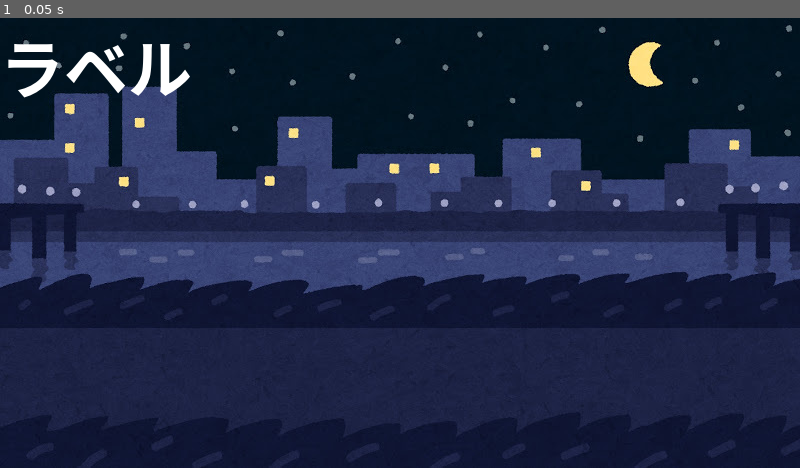
Above: before the commit, frame 1.
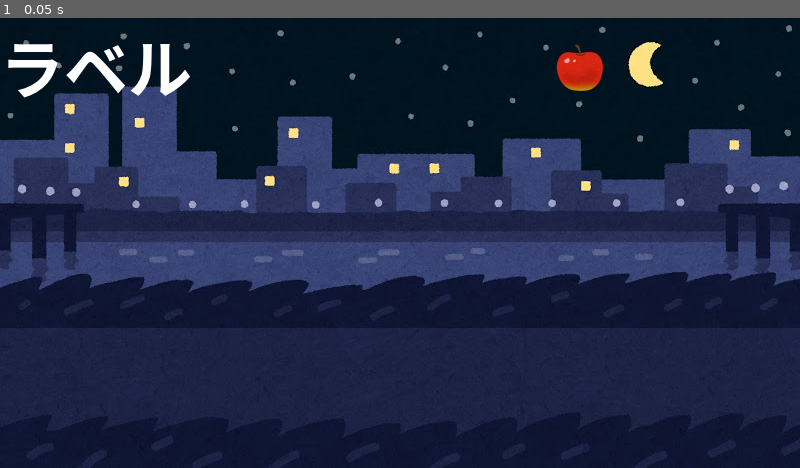
Above: after the commit, the same moment.

Repository: hira0126/team2
Game: Godot game, scene res://my_world.tscn
Two runs of this game, one before a commit and one after it. Both use one fixed random seed, a clock stepped at 60 frames per second and the inputs below. The project has no main scene, so this scene is started directly.
Inputs:
- Up to frame 1 (0.05 s): no input

The runs differ from the first frame. In frame 1, 0.4% of the frame differs, in the area x 69-76%, y 5-17%.

Commit message:
Cがキャラ追加

Diff:
--- /dev/null
+++ b/game2/godot-template-v2/apple.gd
@@ -0,0 +1,11 @@
+extends Actor
+
+
+# Called when the node enters the scene tree for the first time.
+func _ready() -> void:
+	pass # Replace with function body.
+
+
+# Called every frame. 'delta' is the elapsed time since the previous frame.
+func _process(delta: float) -> void:
+	pass
--- /dev/null
+++ b/game2/godot-template-v2/apple.tscn
@@ -0,0 +1,17 @@
+[gd_scene format=3 uid="uid://c4evgsrgxssxn"]
+
+[ext_resource type="PackedScene" uid="uid://bpyevpyu03sxt" path="res://actor.tscn" id="1_whgpf"]
+[ext_resource type="Script" uid="uid://bs6ngn87ik7of" path="res://apple.gd" id="2_xniv1"]
+[ext_resource type="Texture2D" uid="uid://gf7upnism62q" path="res://img/APPLE.png" id="3_aq6lu"]
+
+[sub_resource type="CircleShape2D" id="CircleShape2D_wo2d6"]
+radius = 23.086792
+
+[node name="APPLE" unique_id=1239789849 instance=ExtResource("1_whgpf")]
+script = ExtResource("2_xniv1")
+
+[node name="Sprite2D" parent="." index="0" unique_id=712688549]
+texture = ExtResource("3_aq6lu")
+
+[node name="CollisionShape2D" parent="." index="1" unique_id=881902376]
+shape = SubResource("CircleShape2D_wo2d6")
--- a/game2/godot-template-v2/my_world.tscn
+++ b/game2/godot-template-v2/my_world.tscn
@@ -3,9 +3,13 @@
 [ext_resource type="PackedScene" uid="uid://6o7fxp26ru0v" path="res://world.tscn" id="1_cery3"]
 [ext_resource type="Script" uid="uid://wtcnsqp8n6dp" path="res://my_world.gd" id="2_1u75a"]
 [ext_resource type="Texture2D" uid="uid://cu8r7k323oo07" path="res://img/MyWorld.jpg" id="3_asled"]
+[ext_resource type="PackedScene" uid="uid://c4evgsrgxssxn" path="res://apple.tscn" id="4_1u75a"]
 
 [node name="MyWorld" unique_id=1137961271 instance=ExtResource("1_cery3")]
 script = ExtResource("2_1u75a")
 
 [node name="Sprite2D" parent="." index="0" unique_id=1597890546]
 texture = ExtResource("3_asled")
+
+[node name="APPLE" parent="." index="2" unique_id=1239789849 instance=ExtResource("4_1u75a")]
+position = Vector2(580, 50)
Not shown, added: game2/godot-template-v2/apple.gd.uid
